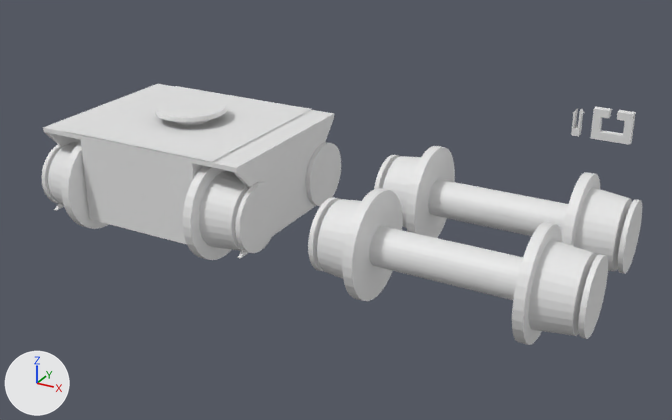
Two versions of the Blender file working_train.blend, one commit apart.
Before and after are seen from a 50 mm camera at (12.62, -16.15, 7.94) aimed at (2.4, 2.42, -1.34). The axes (+X, +Y, +Z) are drawn at lower left. The lights are the same throughout.
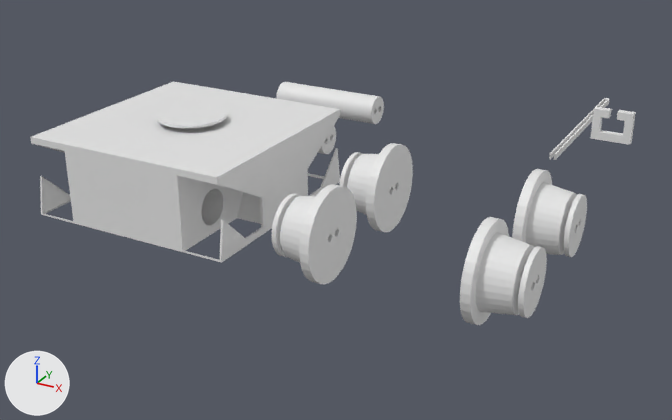
What the commit changed:
me_cube_001 is used by ob_cube; location (0.0, 0.0, 0.0).
me_cube_001 had 1608 vertices, 1399 faces and spanned x -2.7..2.7, y -2.51..2.51, z -1.11..1.62.
me_cube_001 now has 354 vertices, 214 faces and spans x -2.47..2.47, y -2.5..2.5, z -0.6..1.42.
me_cube_001 part 1: the loose piece of 576 vertices spanning x -2.7..2.7, y -2.51..-0.29, z -1.11..1.11 is deleted.
me_cube_001 part 2: the loose piece of 576 vertices spanning x -2.7..2.7, y 0.29..2.51, z -1.11..1.11 is deleted.
me_cube_001 part 3: 324 vertices removed from x -2.59..2.59, y -2.0..2.0, z -0.7..1.62; 222 vertices added at x -2.47..2.47, y -2.5..2.5, z -0.6..1.42.
me_plane is used by ob_plane; location (7.0, 7.0, 0.0); scale (0.1, 0.1, 0.1).
me_plane had 20 vertices, 12 faces and spanned x -1.25..1.25, y -1.0..1.0, z 0.0..7.0.
me_plane now has 20 vertices, 12 faces and spans x -0.09..0.09, y -2.1..3.15, z 0.0..0.15.
me_plane part 4: 20 of 20 vertices moved; they spanned x -1.25..1.25, y -1.0..1.0, z 0.0..7.0 and now span x -0.09..0.09, y -2.1..3.15, z 0.0..0.15; mean shift (0.0, 0.0, -4.12); largest move (0.5, 1.0, 7.0) -> (0.04, -2.1, 0.15).
Mesh me_cylinder is new.
It has 160 vertices, 88 faces and spans x -1.55..1.55, y -1.79..1.79, z -0.39..0.39.
Mesh me_cylinder_001 is new.
It has 1088 vertices, 944 faces and spans x -2.6..2.6, y -2.4..2.4, z -1.0..1.0.
Object 'Cube.001' (ob_cube_001) is deleted.
Object 'Plane' (ob_plane) is rescaled from (0.1, 0.1, 0.1) to (1.0, 1.0, 1.0).
Object 'Axles' (ob_axles) is new; it shows me_cylinder.
Its location is (0.0, 5.0, 0.0).
Object 'Wheels' (ob_wheels) is new; it shows me_cylinder_001.
Its location is (6.0, 0.0, 0.0).

Location of each change, [x1, y1, x2, y2] in pixels of the pictures (672 x 420 px; the box of a moved part takes in the faces that stretch with it):
'Cube', reshaped
    before: [42, 84, 341, 260]
    after: [30, 82, 340, 263]
'Cube.001', deleted
    before: [308, 146, 642, 345]
'Wheels', added
    after: [272, 143, 587, 325]
'Axles', added
    after: [277, 82, 384, 154]
'Plane', reshaped, rescaled (336% wider, 110% taller)
    before: [571, 108, 584, 137]
    after: [549, 98, 609, 160]
part 1 of me_cube_001, deleted
    before: [42, 141, 279, 260]
part 2 of me_cube_001, deleted
    before: [306, 142, 341, 206]
part 3 of me_cube_001, moved or reshaped
    before: [43, 84, 334, 259]
    after: [30, 82, 340, 263]
